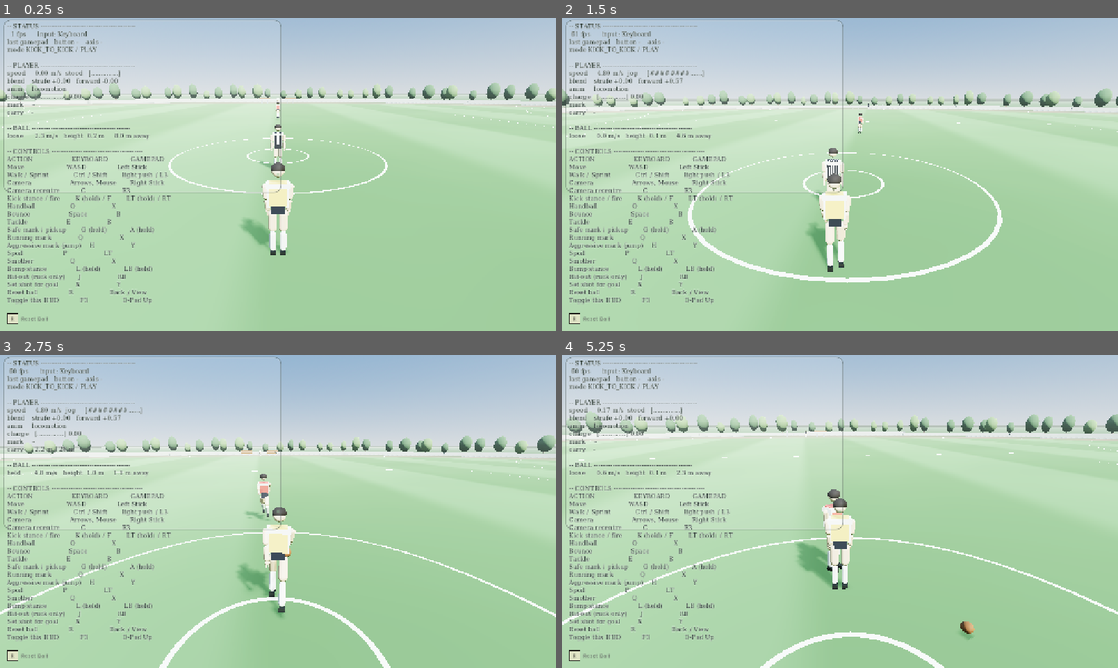
Above: before the commit, frames 1-4 (two rows, left to right).
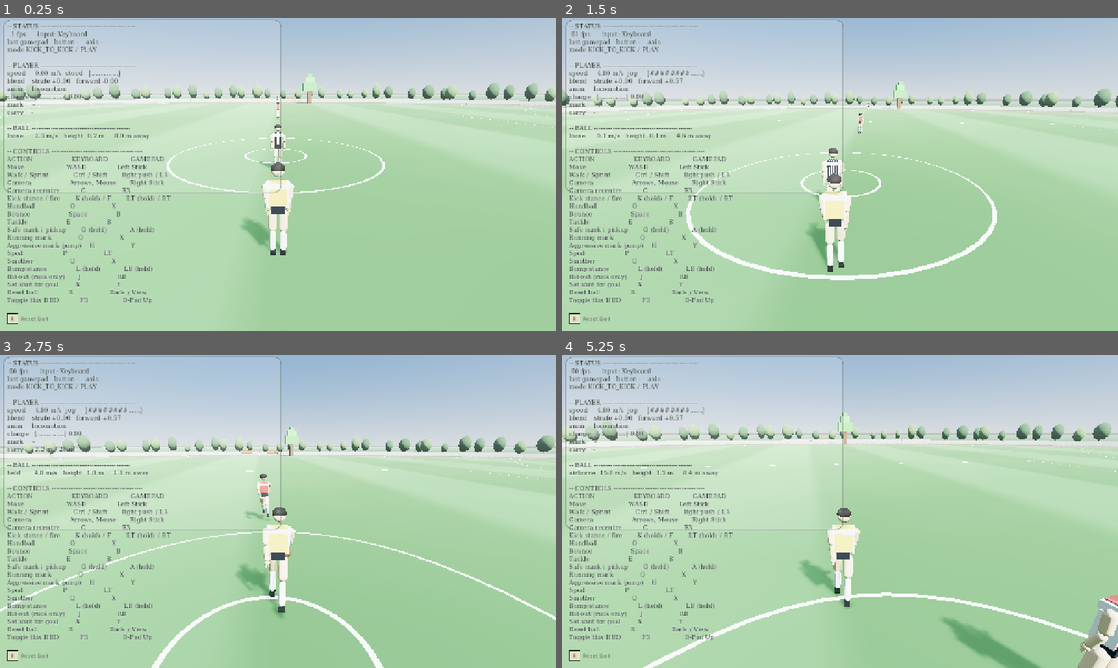
Above: after the commit, the same moments.

Repository: Yaandle/aussie-rules2
Game: Godot game, scene res://scenes/modes/kick_to_kick.tscn
Two runs of this game, one before a commit and one after it. Both use one fixed random seed, a clock stepped at 60 frames per second and the inputs below. This scene is started directly instead of the project's main scene.
Inputs (mouse positions are in pixels of both pictures, inside the frame that each line leads up to):
- Up to frame 1 (0.25 s): no input
- Up to frame 2 (1.5 s): tap Enter (ui_accept) at 0.5, 0.77 s; move the mouse to (867, 174) at 0.52 s; hold W (move_forward) from 0.53 s (still down); tap Space (bounce) at 0.6 s; click (867, 174) at 0.67 s; move the mouse to (812, 174) at 1.27 s; tap L (bump_stance) at 1.35 s
- Up to frame 3 (2.75 s): keep holding W (move_forward); tap Enter (ui_accept) at 1.52 s; move the mouse to (289, 505) at 2.02 s; hold V (call_for_ball) from 2.03 s (still down)
- Up to frame 4 (5.25 s): keep holding W (move_forward); move the mouse to (834, 517) at 2.77 s; release V (call_for_ball) at 2.78 s; tap Down (camera_down) at 2.85 s; click (834, 517) at 2.92 s; tap Enter (ui_accept) at 3.02, 3.77, 4.52 s; move the mouse to (878, 514) at 3.52 s; tap Left (camera_left) at 3.6 s; move the mouse to (795, 508) at 4.27 s; tap C (camera_recenter) at 4.35 s; move the mouse to (845, 511) at 5.02 s; tap Right (camera_right) at 5.1 s; click (845, 511) at 5.17 s

The runs differ from the first frame. In frame 1, 0.7% of the frame differs, in the area x 0-100%, y 17-75%; in frame 2, 1.9%; in frame 3, 2.2%; in frame 4, 12%, in the area x 0-100%, y 16-100%.

Commit message:
Field: imported goal posts, flat-ended boundary, tree in kick-to-kick
- Goal and behind posts now use the imported goal_post.glb (scaled on Y
  for the shorter behind posts) instead of procedural cylinders.
- Boundary line follows the oval but is cut flat at each goal line so the
  posts sit on the line rather than inside a curved tip.
- Field runs as @tool so markings/goals preview in the editor (ground
  sizing and umpires stay runtime-only).
- Kick-to-kick scene gains tree2.glb near the benches.

Co-Authored-By: Claude Opus 5.5 <noreply@anthropic.com>

Diff:
--- a/scenes/modes/kick_to_kick.tscn
+++ b/scenes/modes/kick_to_kick.tscn
@@ -8,6 +8,7 @@
 [ext_resource type="PackedScene" path="res://scenes/ui/debug_hud.tscn" id="6_hud"]
 [ext_resource type="Environment" uid="uid://bswq6sjep4ekj" path="res://materials/broadcast_environment.tres" id="7_env"]
 [ext_resource type="PackedScene" uid="uid://dna2rbffrr6ua" path="res://assets/imported/bench.glb" id="8_jff13"]
+[ext_resource type="PackedScene" uid="uid://bk32u0pqvlabi" path="res://assets/imported/tree2.glb" id="9_lvg3t"]
 
 [node name="KickToKick" type="Node3D" unique_id=2005225079]
 script = ExtResource("1_kick_to_kick")
@@ -25,6 +26,7 @@
 directional_shadow_max_distance = 120.0
 
 [node name="Field" parent="." unique_id=72479121 instance=ExtResource("2_field")]
+transform = Transform3D(1, 0, 0, 0, 1, 0, 0, 0, 1, -0.09828758, 0.0055179596, -0.048480988)
 
 [node name="Ball" parent="." unique_id=1717741214 instance=ExtResource("3_ball")]
 transform = Transform3D(1, 0, 0, 0, 1, 0, 0, 0, 1, 0, 0.5, 0)
@@ -41,3 +43,6 @@
 
 [node name="bench2" parent="." unique_id=450059674 instance=ExtResource("8_jff13")]
 transform = Transform3D(1, 0, 0, 0, 1, 0, 0, 0, 1, 2.836523, 0, -68.46657)
+
+[node name="tree2" parent="." unique_id=2042025336 instance=ExtResource("9_lvg3t")]
+transform = Transform3D(1, 0, 0, 0, 1, 0, 0, 0, 1, 9.731265, 0.0055179596, -69.71713)
--- a/scripts/field/field.gd
+++ b/scripts/field/field.gd
@@ -1,3 +1,4 @@
+@tool
 class_name Field
 extends Node3D
 
@@ -17,6 +18,8 @@
 ## _build_score_zones). The scoring team is whichever side attacks this
 ## end — HOME attacks +X per Tuning.gd's documented axis convention.
 signal scored(team: Tuning.Team, is_goal: bool)
+
+const GOAL_POST_SCENE := preload("res://assets/imported/goal_post.glb")
 
 const MARKING_HEIGHT := 0.012      ## m above the turf, to beat z-fighting
 const ELLIPSE_SEGMENTS := 160
@@ -91,10 +94,12 @@
 
 
 func _ready() -> void:
-	_size_ground()
+	if not Engine.is_editor_hint():
+		_size_ground()
 	_build_markings()
 	_build_goals()
-	_build_umpires()
+	if not Engine.is_editor_hint():
+		_build_umpires()
 	_build_fence()
 	_build_trees()
 
@@ -144,8 +149,8 @@
 	var surface := SurfaceTool.new()
 	surface.begin(Mesh.PRIMITIVE_TRIANGLES)
 
-	_stripe(surface, _ellipse(Tuning.FIELD_HALF_LENGTH, Tuning.FIELD_HALF_WIDTH,
-		ELLIPSE_SEGMENTS), true)
+	_stripe(surface, _oval_flat_ends(Tuning.FIELD_HALF_LENGTH, Tuning.FIELD_HALF_WIDTH,
+		ELLIPSE_SEGMENTS / 2, absf(goal_line_x(1))), true)
 
 	# Centre square (50m), centre circle (10m) and inner circle (3m).
 	var half_square := Tuning.CENTRE_SQUARE_SIZE * 0.5
@@ -229,6 +234,35 @@
 	return _ellipse_at(Vector3.ZERO, semi_x, semi_z, segments)
 
 
+## Oval boundary with flat ends: follows the ellipse arc along the long sides
+## but replaces each pointed tip with a straight line at x = ±clip_x.
+## Used so the goal posts (which sit at x = ±clip_x) lie visibly on the
+## boundary line rather than inside a curved tip.
+func _oval_flat_ends(semi_x: float, semi_z: float, arc_segments: int,
+		clip_x: float) -> PackedVector3Array:
+	var points := PackedVector3Array()
+	# z value where the ellipse meets the clip line
+	var t_clip := acos(clampf(clip_x / semi_x, -1.0, 1.0))
+	var z_end  := sin(t_clip) * semi_z
+
+	# Top arc: sweep from +clip_x side to -clip_x side (t: t_clip → π-t_clip)
+	for i in range(arc_segments + 1):
+		var t := lerpf(t_clip, PI - t_clip, float(i) / float(arc_segments))
+		points.append(Vector3(cos(t) * semi_x, MARKING_HEIGHT, sin(t) * semi_z))
+
+	# Left flat end: straight down from (-clip_x, +z_end) to (-clip_x, -z_end)
+	points.append(Vector3(-clip_x, MARKING_HEIGHT, -z_end))
+
+	# Bottom arc: sweep from -clip_x side to +clip_x side (t: π+t_clip → 2π-t_clip)
+	for i in range(arc_segments + 1):
+		var t := lerpf(PI + t_clip, TAU - t_clip, float(i) / float(arc_segments))
+		points.append(Vector3(cos(t) * semi_x, MARKING_HEIGHT, sin(t) * semi_z))
+
+	# The right flat end closes implicitly: _stripe(closed=true) connects the
+	# last point (clip_x, -z_end) back to the first (clip_x, +z_end).
+	return points
+
+
 func _circle(centre_point: Vector3, radius: float, segments: int) -> PackedVector3Array:
 	return _ellipse_at(centre_point, radius, radius, segments)
 
@@ -275,31 +309,19 @@
 	goals.name = "Goals"
 	add_child(goals)
 
-	var post_material := StandardMaterial3D.new()
-	post_material.albedo_color = COLOUR_LINE
-	post_material.roughness = 0.6
-	var base_material := StandardMaterial3D.new()
-	base_material.albedo_color = COLOUR_POST_BASE
-	base_material.roughness = 0.7
-
 	var goal_z := Tuning.GOAL_POST_SEPARATION * 0.5
 	var behind_z := goal_z + Tuning.BEHIND_POST_OFFSET
 
 	for direction: int in [-1, 1]:
 		var x := goal_line_x(direction)
-		_post(goals, Vector3(x, 0.0, -goal_z), Tuning.GOAL_POST_HEIGHT,
-			post_material, base_material)
-		_post(goals, Vector3(x, 0.0, goal_z), Tuning.GOAL_POST_HEIGHT,
-			post_material, base_material)
-		_post(goals, Vector3(x, 0.0, -behind_z), Tuning.BEHIND_POST_HEIGHT,
-			post_material, base_material)
-		_post(goals, Vector3(x, 0.0, behind_z), Tuning.BEHIND_POST_HEIGHT,
-			post_material, base_material)
+		_post(goals, Vector3(x, 0.0, -goal_z), Tuning.GOAL_POST_HEIGHT)
+		_post(goals, Vector3(x, 0.0, goal_z), Tuning.GOAL_POST_HEIGHT)
+		_post(goals, Vector3(x, 0.0, -behind_z), Tuning.BEHIND_POST_HEIGHT)
+		_post(goals, Vector3(x, 0.0, behind_z), Tuning.BEHIND_POST_HEIGHT)
 		_build_score_zones(goals, direction, x, goal_z, behind_z)
 
 
-func _post(parent: Node3D, base: Vector3, height: float,
-		shaft_material: Material, base_material: Material) -> void:
+func _post(parent: Node3D, base: Vector3, height: float) -> void:
 	var body := StaticBody3D.new()
 	body.collision_layer = 1
 	body.collision_mask = 0
@@ -314,29 +336,11 @@
 	collision.position = Vector3(0.0, height * 0.5, 0.0)
 	body.add_child(collision)
 
-	var shaft := CylinderMesh.new()
-	shaft.top_radius = POST_RADIUS
-	shaft.bottom_radius = POST_RADIUS
-	shaft.height = height
-	shaft.radial_segments = 10
-	var shaft_node := MeshInstance3D.new()
-	shaft_node.mesh = shaft
-	shaft_node.material_override = shaft_material
-	shaft_node.position = Vector3(0.0, height * 0.5, 0.0)
-	body.add_child(shaft_node)
-
-	# Prototype 1 put a red band at the foot of every post. It reads well
-	# and it is a useful depth cue at ground level, so it stays.
-	var band := CylinderMesh.new()
-	band.top_radius = POST_RADIUS * 1.12
-	band.bottom_radius = POST_RADIUS * 1.12
-	band.height = 0.5
-	band.radial_segments = 10
-	var band_node := MeshInstance3D.new()
-	band_node.mesh = band
-	band_node.material_override = base_material
-	band_node.position = Vector3(0.0, 0.25, 0.0)
-	body.add_child(band_node)
+	# Imported mesh is modelled at GOAL_POST_HEIGHT (10 m), origin at base.
+	# Scale Y so behind posts (6 m) come out the right size.
+	var mesh: Node3D = GOAL_POST_SCENE.instantiate()
+	mesh.scale.y = height / Tuning.GOAL_POST_HEIGHT
+	body.add_child(mesh)
 
 
 # ── Scoring ──────────────────────────────────────────────────────────
Binary file added: assets/imported/goal_post.glb
Binary file added: assets/imported/tree2.glb
